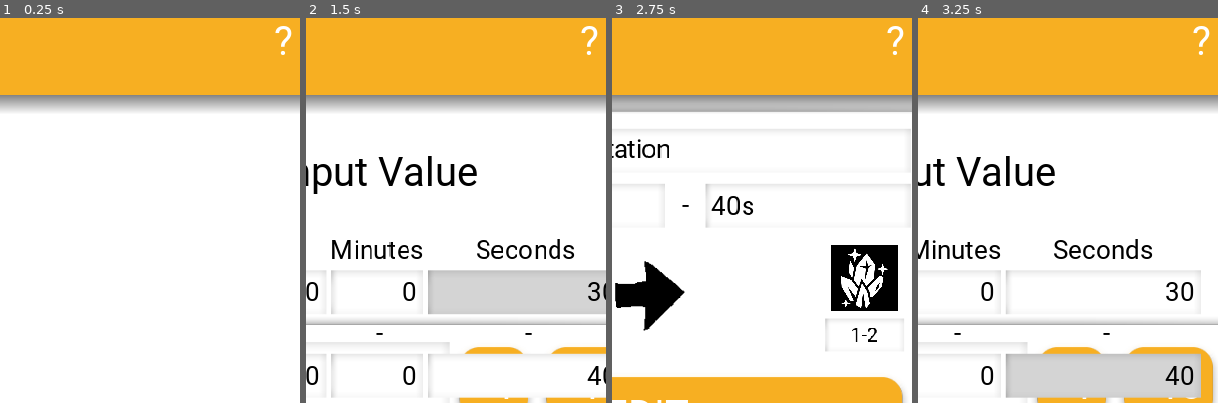
Above: before the commit, frames 1-4 (left to right).
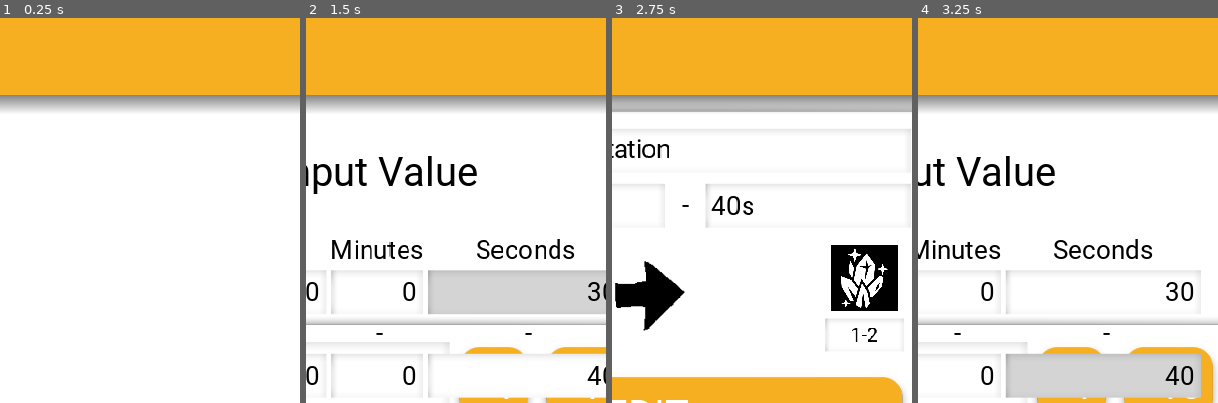
Above: after the commit, the same moments.

Repository: don-tnowe/craftcrafter
Game: Godot game, scene res://layout/main.tscn
Two runs of this game, one before a commit and one after it. Both use one fixed random seed, a clock stepped at 60 frames per second and the inputs below.
Inputs:
- Up to frame 1 (0.25 s): no input
- Up to frame 2 (1.5 s): click "START" at 0.5 s; click "30s" at 1.25 s
- Up to frame 3 (2.75 s): click "OK" at 2 s
- Up to frame 4 (3.25 s): click "40s" at 2.75 s
The pictures show only the part of the screen within x 44-94%, y 0-50%; the shares and areas given below are measured in that part.

The runs differ from the first frame. In frame 1, 0.1% of the frame differs, in the area x 91-98%, y 2-10%; in frame 2, 0.1%; in frame 3, 0.1%; in frame 4, 0.1%.

Commit message:
Hide the ? button for the time being

Diff:
--- a/layout/elements/screen_header.tscn
+++ b/layout/elements/screen_header.tscn
@@ -51,7 +51,7 @@
 
 [node name="control" type="Control" parent="color_rect/box"]
 margin_left = 128.0
-margin_right = 592.0
+margin_right = 720.0
 margin_bottom = 128.0
 rect_min_size = Vector2( 0, 128 )
 rect_clip_content = true
@@ -67,6 +67,7 @@
 valign = 1
 
 [node name="help" type="ToolButton" parent="color_rect/box"]
+visible = false
 margin_left = 592.0
 margin_right = 720.0
 margin_bottom = 128.0
